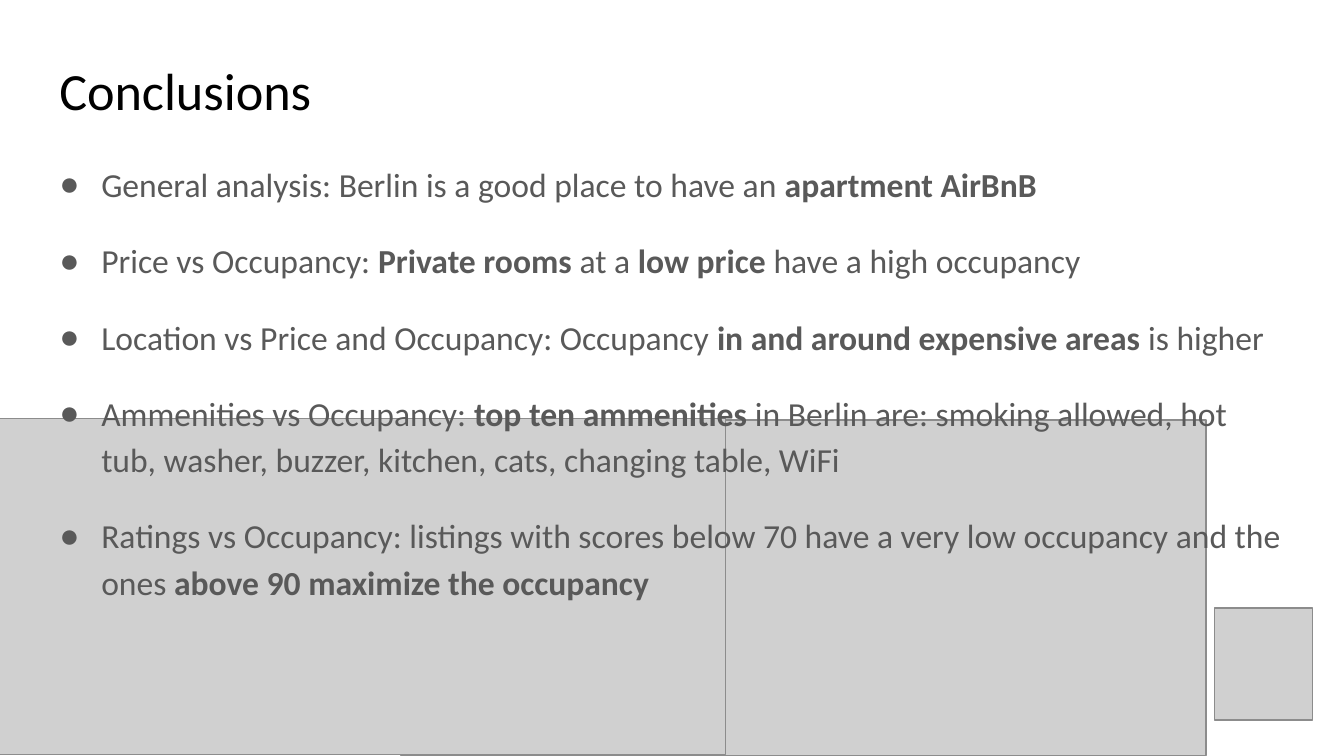
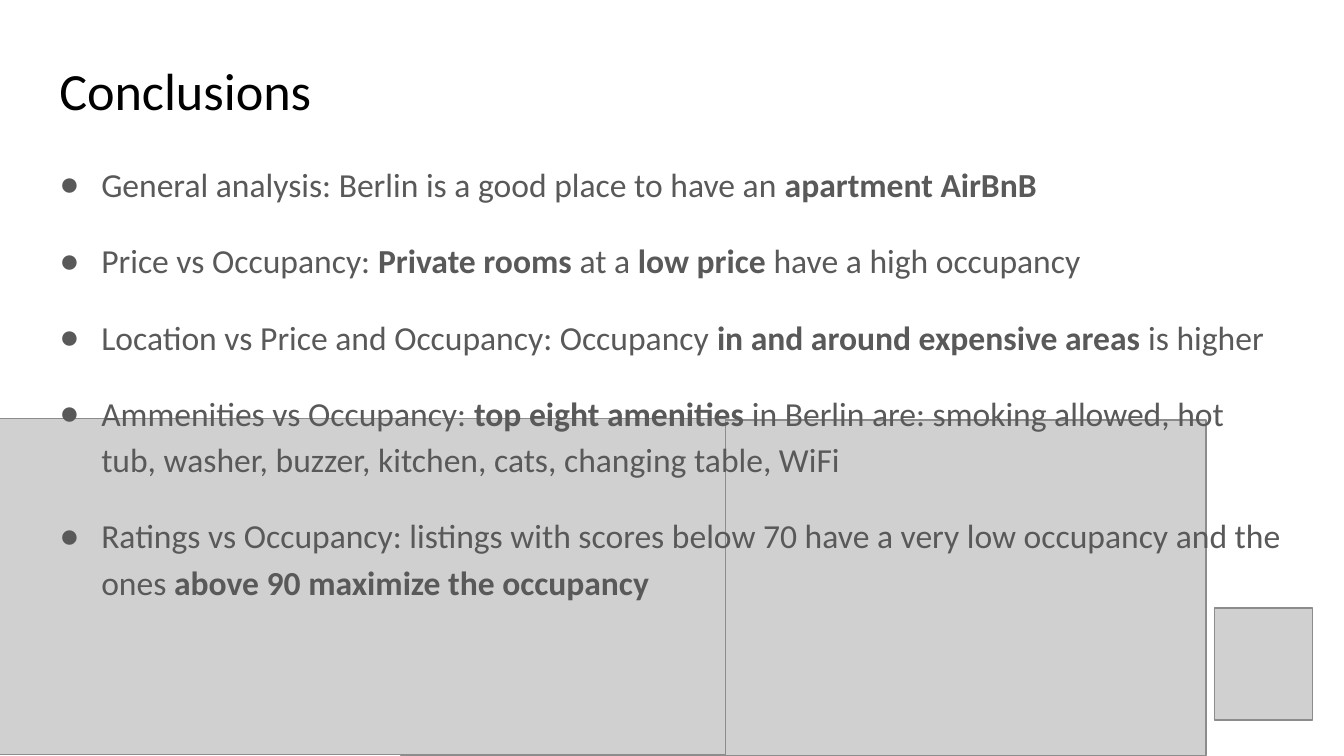
Before and after one commit to krob030/project1, a slide deck: slide 8 of Project 1 PPT.pptx. Drawn at 1344x756 pixels with LibreOffice and Linux fonts; fonts in the diff are those of the drawing; grey boxes stand for pictures. Boxes give left, top, right and bottom in pixels: in the first picture for what was removed or moved away, otherwise in the second. Text is boxed around its words. In the diff, an @@ line names an element or a change of style, - is before the commit and + after.

```diff
--- a/Project 1 PPT.pptx
+++ b/Project 1 PPT.pptx
@@ text at bbox=[101, 398, 1224, 481]: text changed @@
-● Ammenities vs Occupancy: top ten ammenities in Berlin are: smoking allowed, hot tub, washer, buzzer, kitchen, cats, changing table, WiFi
+● Ammenities vs Occupancy: top eight amenities in Berlin are: smoking allowed, hot tub, washer, buzzer, kitchen, cats, changing table, WiFi
```
Also in this commit, not shown: 4 other files.
